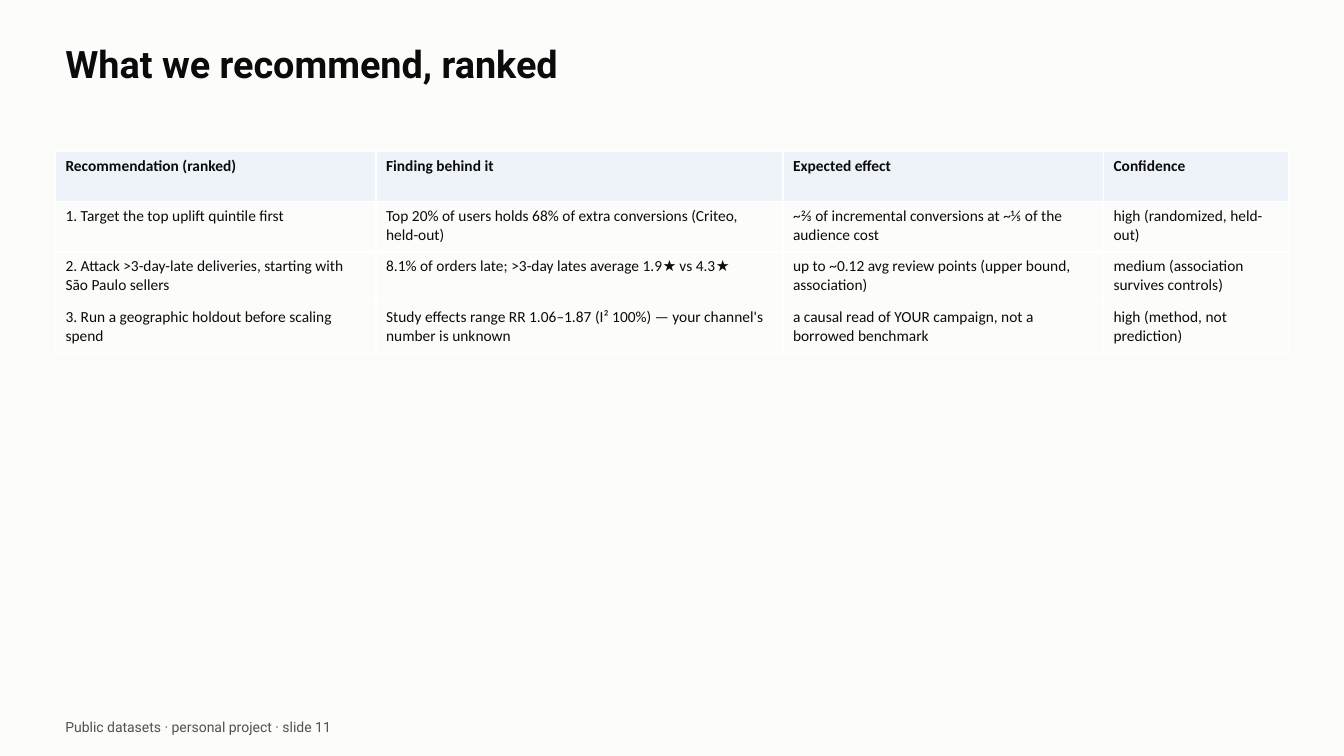
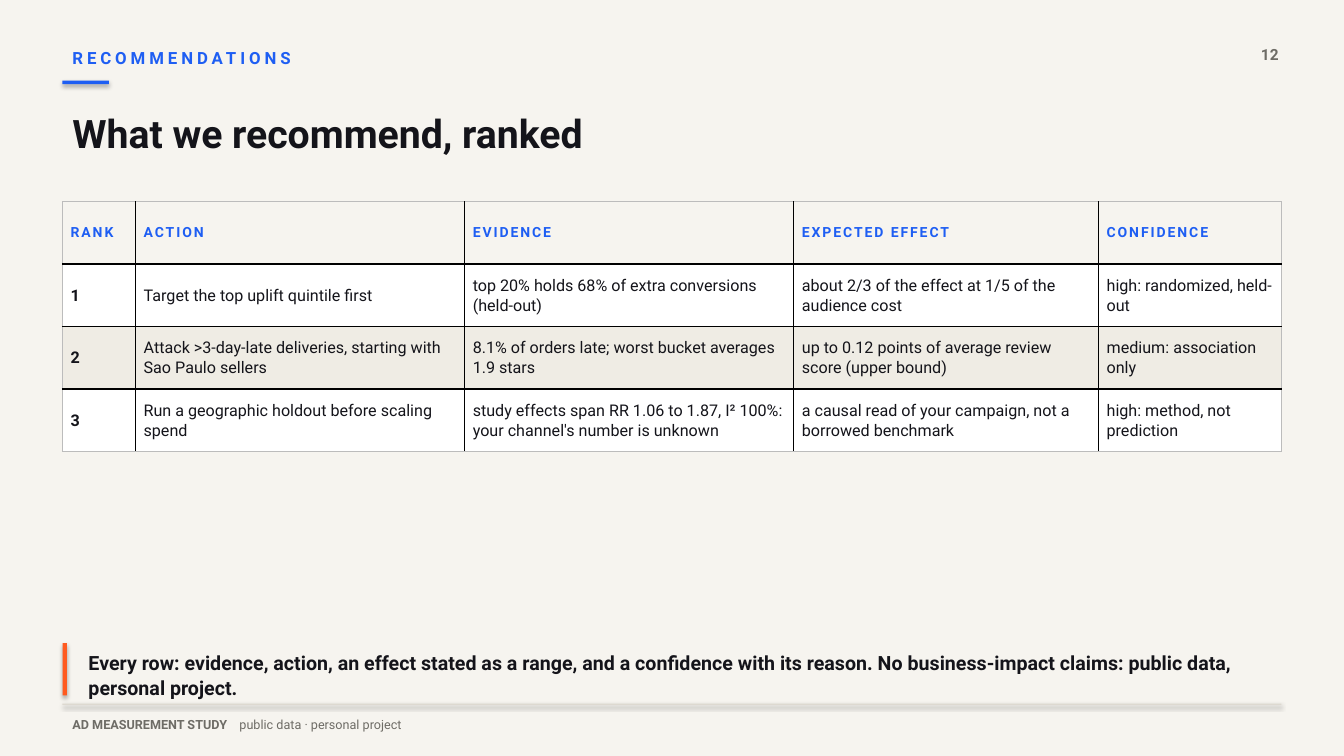
Before and after one commit to VikramVarkoor/Ad-Measurement-Study, a slide deck: slide 12 of deck/ad_measurement_deck.pptx (slide 11 before the commit). Drawn at 1344x756 pixels with LibreOffice and Linux fonts; fonts in the diff are those of the drawing. Boxes give left, top, right and bottom in pixels: in the first picture for what was removed or moved away, otherwise in the second. Text is boxed around its words. In the diff, an @@ line names an element or a change of style, - is before the commit and + after.

```diff
--- a/deck/ad_measurement_deck.pptx
+++ b/deck/ad_measurement_deck.pptx
@@ background #FCFCFB to #F6F4EF @@
@@ text added at <box>63,42,869,78</box>, 12 pt, text #1E5EF3, bold @@
+RECOMMENDATIONS
@@ text added at <box>1261,49,1279,60</box>, 11 pt, text #6E6C66, bold @@
+12
@@ rectangle added at <box>63,81,109,85</box>, fill #1E5EF3 @@
@@ text "What we recommend, ranked": place and size @@
-text "What we recommend, ranked" at <box>65,49,558,85</box>
+text "What we recommend, ranked" at <box>72,118,582,155</box>
@@ text "What we recommend, ranked" at <box>72,118,582,155</box>: size 27 to 28 pt, text colour #0B0B0B to #14141A; line spacing 1 to 1.04 @@
@@ table at <box>63,202,1282,452</box> @@
-column 1: Recommendation (ranked) | 1. Target the top uplift quintile first | 2. Attack >3-day-late deliveries, starting with São Paulo sellers | 3. Run a geographic holdout before scaling spend
-column 2: Finding behind it | Top 20% of users holds 68% of extra conversions (Criteo, held-out) | 8.1% of orders late; >3-day lates average 1.9★ vs 4.3★ | Study effects range RR 1.06–1.87 (I² 100%) — your channel's number is unknown
-column 3: Expected effect | ~⅔ of incremental conversions at ~⅕ of the audience cost | up to ~0.12 avg review points (upper bound, association) | a causal read of YOUR campaign, not a borrowed benchmark
-column 4: Confidence | high (randomized, held-out) | medium (association survives controls) | high (method, not prediction)
+column 1: RANK | 1 | 2 | 3
+column 2: ACTION | Target the top uplift quintile first | Attack >3-day-late deliveries, starting with Sao Paulo sellers | Run a geographic holdout before scaling spend
+column 3: EVIDENCE | top 20% holds 68% of extra conversions (held-out) | 8.1% of orders late; worst bucket averages 1.9 stars | study effects span RR 1.06 to 1.87, I² 100%: your channel's number is unknown
+column 4: EXPECTED EFFECT | about 2/3 of the effect at 1/5 of the audience cost | up to 0.12 points of average review score (upper bound) | a causal read of your campaign, not a borrowed benchmark
+column 5: CONFIDENCE | high: randomized, held-out | medium: association only | high: method, not prediction
@@ table: place and size @@
-table at <box>55,151,1289,353</box>
+table at <box>63,202,1282,452</box>
@@ rectangle added at <box>63,643,67,696</box>, fill #FF5A1F @@
@@ text added at <box>88,655,1231,699</box>, 14 pt, text #14141A, bold @@
+Every row: evidence, action, an effect stated as a range, and a confidence with its reason. No business-impact claims: public data, personal project.
@@ rectangle added at <box>63,704,1281,705</box>, fill #DDD9D0 @@
@@ text at <box>72,719,402,732</box>: text changed; size 10 to 9 pt; text colour #52514E to #6E6C66 @@
-Public datasets · personal project · slide 11
+AD MEASUREMENT STUDY public data · personal project
```
Also in this commit, not shown: 3 other slides changed, 10 slides added, 9 slides removed, 27 other files.
